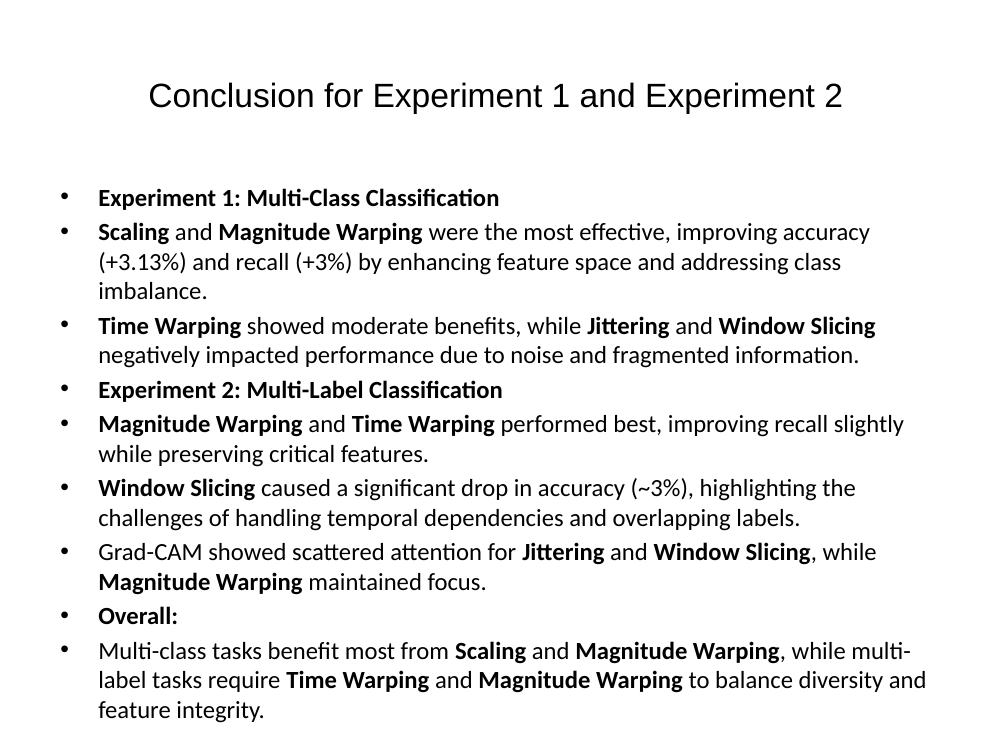
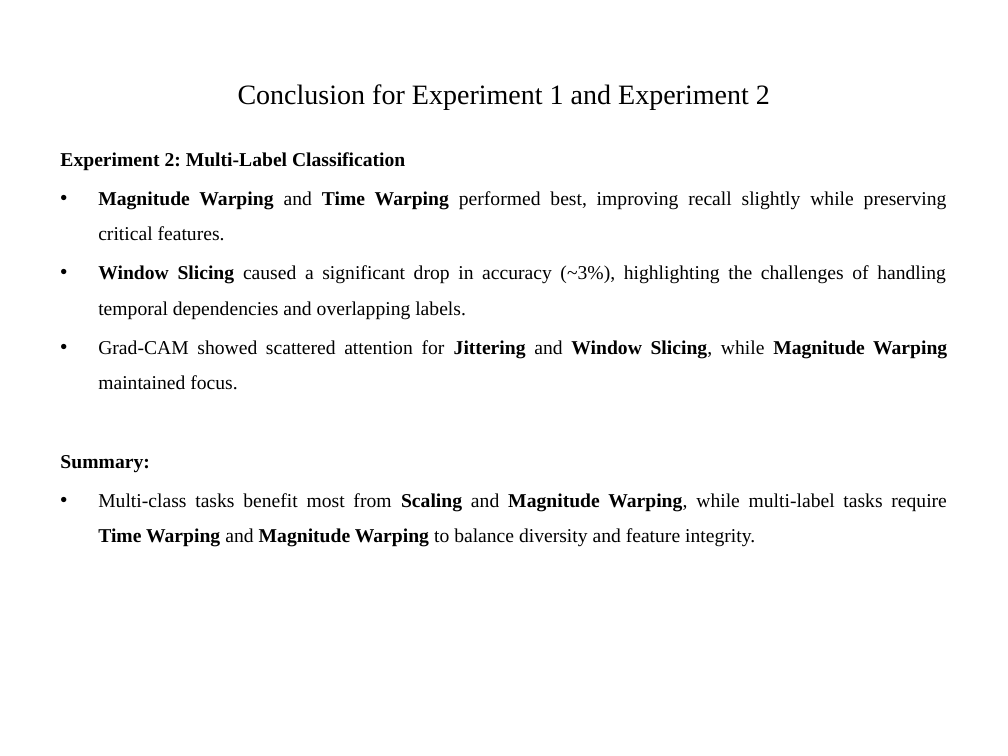
Before and after one commit to nikil1506/Thesis-Work, a slide deck: slide 19 of Presentation.pptx (slide 15 before the commit). Drawn at 1008x756 pixels with LibreOffice and Linux fonts; fonts in the diff are those of the drawing. Boxes give left, top, right and bottom in pixels: in the first picture for what was removed or moved away, otherwise in the second. Text is boxed around its words. In the diff, an @@ line names an element or a change of style, - is before the commit and + after.

```diff
--- a/Presentation.pptx
+++ b/Presentation.pptx
@@ rectangle removed at box(0, 0, 1008, 187) @@
@@ title "Conclusion for Experiment 1 and ...": place and size @@
-title "Conclusion for Experiment 1 and ..." at box(148, 82, 843, 114)
+title "Conclusion for Experiment 1 and ..." at box(238, 84, 770, 110)
@@ title "Conclusion for Experiment 1 and ..." at box(238, 84, 770, 110): size 24 to 20 pt, font Arial to Times New Roman @@
@@ text "Experiment 2: Multi-Label Classification": place and size @@
-text "Experiment 2: Multi-Label Classification" at box(98, 188, 927, 692)
+text "Experiment 2: Multi-Label Classification" at box(60, 152, 947, 547)
@@ text at box(60, 152, 947, 547): size 17.6 to 14 pt, font Calibri to Times New Roman; alignment left to justified; bullet • to none; line spacing 1 to 1.5 @@
@@ text at box(98, 188, 876, 368): paragraphs removed @@
-• Experiment 1: Multi-Class Classification
-• Scaling and Magnitude Warping were the most effective, improving accuracy (+3.13%) and recall (+3%) by enhancing feature space and addressing class imbalance.
-• Time Warping showed moderate benefits, while Jittering and Window Slicing negatively impacted performance due to noise and fragmented information.
@@ text at box(60, 455, 149, 473): text changed; size 17.6 to 14 pt; font Calibri to Times New Roman @@
-• Overall:
+Summary:
```
Also in this commit, not shown: 29 other slides changed, 6 slides added, 1 slide removed.
